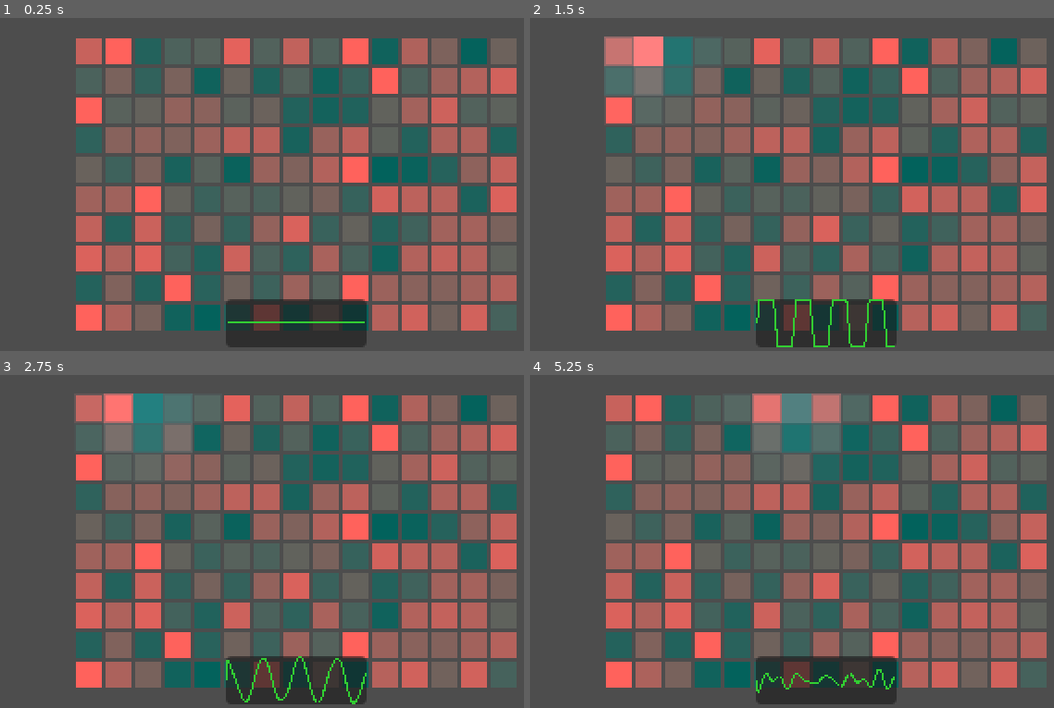
Above: before the commit, frames 1-4 (two rows, left to right).
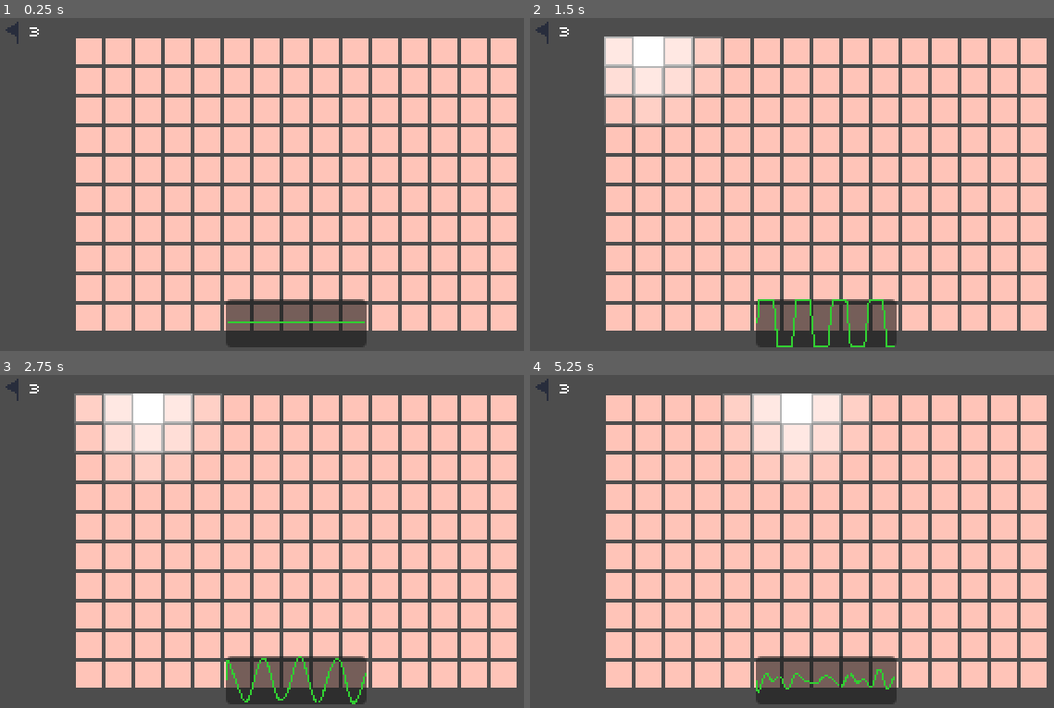
Above: after the commit, the same moments.

Repository: baconsaur/ludum-dare-59
Game: Godot game, scene res://scenes/game.tscn
The game is run twice, just before and just after one commit, with the same random seed, the same clock (stepped at 60 frames per second) and the same inputs.
Inputs (mouse positions are in pixels of both pictures, inside the frame that each line leads up to):
- Up to frame 1 (0.25 s): no input
- Up to frame 2 (1.5 s): click (619, 51) at 0.5 s; click (650, 51) at 1.27 s
- Up to frame 3 (2.75 s): click (146, 408) at 2.02 s
- Up to frame 4 (5.25 s): click (708, 408) at 2.77 s; click (739, 408) at 3.52 s; click (765, 408) at 4.27 s; click (797, 408) at 5.02 s

The runs differ from the first frame. In frame 1, 58% of the frame differs, in the area x 1-99%, y 1-94%; in frame 2, 59%; in frame 3, 59%; in frame 4, 59%.

Commit message:
Add levels and scoring

Diff:
--- a/scenes/bad_tile.tscn
+++ /dev/null
@@ -1,9 +0,0 @@
-[gd_scene load_steps=2 format=3 uid="uid://sgdqvd2x682p"]
-
-[ext_resource type="PackedScene" uid="uid://dc0oyuwggfsh5" path="res://scenes/tile.tscn" id="1_um4re"]
-
-[node name="BadTile" instance=ExtResource("1_um4re")]
-offset_left = 856.0
-offset_top = 770.0
-offset_right = 872.0
-offset_bottom = 786.0
--- a/scenes/game.tscn
+++ b/scenes/game.tscn
@@ -1,10 +1,11 @@
-[gd_scene load_steps=6 format=3 uid="uid://dr8bc8vbn4ju"]
+[gd_scene load_steps=7 format=3 uid="uid://dr8bc8vbn4ju"]
 
 [ext_resource type="Script" uid="uid://3xw067i2h3vo" path="res://scripts/game_controller.gd" id="1_lnu2h"]
 [ext_resource type="PackedScene" uid="uid://dgugr3b708uqa" path="res://ui/scenes/pause.tscn" id="1_uwrxv"]
 [ext_resource type="Script" uid="uid://c4dkm3sxlixjh" path="res://ui/scripts/hud.gd" id="1_yqjtg"]
+[ext_resource type="PackedScene" uid="uid://rg4lgb5gkjyx" path="res://scenes/map.tscn" id="4_iywne"]
 [ext_resource type="Script" uid="uid://fwif2mvttqd4" path="res://scripts/scanner.gd" id="5_iywne"]
-[ext_resource type="Script" uid="uid://bjsojkbl7s2qc" path="res://scripts/map.gd" id="5_p57ef"]
+[ext_resource type="Texture2D" uid="uid://cx7270cqgjakd" path="res://sprites/flag.png" id="6_p57ef"]
 
 [node name="Game" type="Node2D"]
 script = ExtResource("1_lnu2h")
@@ -15,28 +16,9 @@
 script = ExtResource("1_yqjtg")
 pause_scene = ExtResource("1_uwrxv")
 
-[node name="Map" type="GridContainer" parent="HUD"]
-anchors_preset = 8
-anchor_left = 0.5
-anchor_top = 0.5
-anchor_right = 0.5
-anchor_bottom = 0.5
-offset_left = -20.0
-offset_top = -20.0
-offset_right = 20.0
-offset_bottom = 20.0
-grow_horizontal = 2
-grow_vertical = 2
-size_flags_horizontal = 6
-size_flags_vertical = 6
-theme_override_constants/h_separation = 0
-theme_override_constants/v_separation = 0
-script = ExtResource("5_p57ef")
-width = 15
-height = 10
-scan_radius = 2
+[node name="Map" parent="HUD" instance=ExtResource("4_iywne")]
 
-[node name="UI" type="MarginContainer" parent="HUD"]
+[node name="Scanner" type="MarginContainer" parent="HUD"]
 anchors_preset = 7
 anchor_left = 0.5
 anchor_top = 1.0
@@ -54,10 +36,71 @@
 theme_override_constants/margin_right = 2
 theme_override_constants/margin_bottom = 2
 
-[node name="ScanDisplay" type="Panel" parent="HUD/UI"]
+[node name="ScanDisplay" type="Panel" parent="HUD/Scanner"]
 clip_contents = true
 layout_mode = 2
 
-[node name="ScanSignals" type="Line2D" parent="HUD/UI/ScanDisplay"]
+[node name="ScanSignals" type="Line2D" parent="HUD/Scanner/ScanDisplay"]
 position = Vector2(1, 13)
 script = ExtResource("5_iywne")
+
+[node name="Flags" type="HBoxContainer" parent="HUD"]
+offset_right = 26.0
+offset_bottom = 16.0
+size_flags_horizontal = 0
+size_flags_vertical = 4
+theme_override_constants/separation = 0
+
+[node name="FlagIcon" type="TextureRect" parent="HUD/Flags"]
+layout_mode = 2
+texture = ExtResource("6_p57ef")
+stretch_mode = 3
+
+[node name="FlagCount" type="Label" parent="HUD/Flags"]
+layout_mode = 2
+size_flags_horizontal = 4
+theme_override_font_sizes/font_size = 5
+text = "0"
+
+[node name="LevelEndPrompt" type="CenterContainer" parent="HUD"]
+visible = false
+anchors_preset = 8
+anchor_left = 0.5
+anchor_top = 0.5
+anchor_right = 0.5
+anchor_bottom = 0.5
+offset_left = -45.0
+offset_top = -20.0
+offset_right = 45.0
+offset_bottom = 20.0
+grow_horizontal = 2
+grow_vertical = 2
+mouse_filter = 2
+
+[node name="EndLevel" type="Button" parent="HUD/LevelEndPrompt"]
+layout_mode = 2
+text = "End Level"
+
+[node name="NextLevelPrompt" type="CenterContainer" parent="HUD"]
+visible = false
+anchors_preset = 8
+anchor_left = 0.5
+anchor_top = 0.5
+anchor_right = 0.5
+anchor_bottom = 0.5
+grow_horizontal = 2
+grow_vertical = 2
+mouse_filter = 2
+
+[node name="VBoxContainer" type="VBoxContainer" parent="HUD/NextLevelPrompt"]
+layout_mode = 2
+
+[node name="Score" type="Label" parent="HUD/NextLevelPrompt/VBoxContainer"]
+layout_mode = 2
+
+[node name="NextLevel" type="Button" parent="HUD/NextLevelPrompt/VBoxContainer"]
+layout_mode = 2
+text = "Next Level"
+
+[connection signal="pressed" from="HUD/LevelEndPrompt/EndLevel" to="." method="_on_end_level_pressed"]
+[connection signal="pressed" from="HUD/NextLevelPrompt/VBoxContainer/NextLevel" to="." method="_on_next_level_pressed"]
--- /dev/null
+++ b/scenes/map.tscn
@@ -0,0 +1,24 @@
+[gd_scene load_steps=2 format=3 uid="uid://rg4lgb5gkjyx"]
+
+[ext_resource type="Script" uid="uid://bjsojkbl7s2qc" path="res://scripts/map.gd" id="1_4xfga"]
+
+[node name="Map" type="GridContainer"]
+anchors_preset = 8
+anchor_left = 0.5
+anchor_top = 0.5
+anchor_right = 0.5
+anchor_bottom = 0.5
+offset_left = -20.0
+offset_top = -20.0
+offset_right = 20.0
+offset_bottom = 20.0
+grow_horizontal = 2
+grow_vertical = 2
+size_flags_horizontal = 6
+size_flags_vertical = 6
+theme_override_constants/h_separation = 0
+theme_override_constants/v_separation = 0
+script = ExtResource("1_4xfga")
+width = 15
+height = 10
+scan_radius = 2
--- a/scripts/game_controller.gd
+++ b/scripts/game_controller.gd
@@ -1,15 +1,37 @@
 extends Node2D
 
 @onready var map = $HUD/Map
-@onready var scan_line = $HUD/UI/ScanDisplay/ScanSignals
-
+@onready var scan_line = $HUD/Scanner/ScanDisplay/ScanSignals
+@onready var flag_display = $HUD/Flags/FlagCount
+@onready var end_level_prompt = $HUD/LevelEndPrompt
+@onready var next_level_prompt = $HUD/NextLevelPrompt
+@onready var score_display = $HUD/NextLevelPrompt/VBoxContainer/Score
 
 func _ready() -> void:
+	map.connect("scanned", display_scan)
+	map.connect("flags_updated", update_flags)
 	init_map()
 
 func init_map():
+	end_level_prompt.visible = false
+	next_level_prompt.visible = false
 	map.initialize()
-	map.connect("scanned", display_scan)
 
 func display_scan(results, scan_radius):
 	scan_line.update_signals(results, scan_radius)
+
+func update_flags(num_flags):
+	flag_display.text = str(num_flags)
+	if num_flags <= 0:
+		end_level_prompt.visible = true
+	else:
+		end_level_prompt.visible = false
+
+func _on_end_level_pressed() -> void:
+	end_level_prompt.visible = false
+	next_level_prompt.visible = true
+	var map_score = map.reveal_score()
+	score_display.text = "Score: " + str(int(ceil(map_score)))
+
+func _on_next_level_pressed() -> void:
+	SceneManager.transition_before(init_map)
--- a/scripts/map.gd
+++ b/scripts/map.gd
@@ -1,17 +1,18 @@
 extends GridContainer
 signal scanned
-signal flagged
-signal unflagged
+signal flags_updated
 
 @export var width: int = 4
 @export var height: int = 4
-@export var num_flags: int = 3
+@export var start_flags: int = 3
 @export var scan_radius: int = 1
 @export var noise_frequency: float = 3.5
 @export var noise_jitter: float = 2.5
 @export var max_noise_amplitude: float = 3.0
 @export var base_signal_freq: float = 0.2
 @export var max_signal_freq_offset: float = 0.65
+
+var num_flags: int
 
 var grid: Array = []
 var tile_obj: PackedScene = preload("res://scenes/tile.tscn")
@@ -21,8 +22,14 @@
 	randomize()
 
 func initialize():
+	num_flags = start_flags
+	for row in grid:
+		for tile in row:
+			tile.queue_free()
+	grid.clear()
+
 	var noise_map = FastNoiseLite.new()
-
+	# Test values with this: https://auburn.github.io/FastNoiseLite
 	noise_map.noise_type = FastNoiseLite.TYPE_CELLULAR
 	if OS.is_debug_build():
 		noise_map.seed = 69420
@@ -37,8 +44,6 @@
 	noise_map.domain_warp_amplitude = 65
 	noise_map.domain_warp_frequency = 0.05
 
-
-	grid.clear()
 	self.columns = width
 	for i in range(height):
 		var row = []
@@ -55,6 +60,8 @@
 				),
 			)
 			row.append(tile)
+
+	emit_signal("flags_updated", num_flags)
 
 func tile_action(tile, i, j):
 	# TODO de-jank this if time allows
@@ -86,7 +93,7 @@
 		num_flags -= 1
 	else:
 		num_flags += 1
-	print_debug(num_flags)
+	emit_signal("flags_updated", num_flags)
 
 func get_neighbors(coords, radius):
 	var neighbors = []
@@ -121,3 +128,10 @@
 	for i in array:
 		dict[i] = 1
 	return dict.keys()
+
+func reveal_score():
+	var score = 0
+	for row in grid:
+		for tile in row:
+			score += tile.score()
+	return score
--- a/scripts/scene_manager.gd
+++ b/scripts/scene_manager.gd
@@ -15,8 +15,18 @@
 	tween.tween_property(color_rect, "color", Color.BLACK, 0.1)
 	tween.tween_callback(change_scene.bind(new_scene)).set_delay(0.15)
 
-func change_scene(new_scene):
-	get_tree().change_scene_to_packed(new_scene)
+func transition_before(callback):
+	get_tree().paused = true
+	color_rect.show()
+	var tween = get_tree().create_tween()
+	tween.set_pause_mode(Tween.TWEEN_PAUSE_PROCESS)
+	tween.tween_property(color_rect, "color", Color.BLACK, 0.1)
+	tween.tween_callback(callback).set_delay(0.1)
+	tween.tween_callback(change_scene).set_delay(0.15)
+
+func change_scene(new_scene=null):
+	if new_scene:
+		get_tree().change_scene_to_packed(new_scene)
 	var tween = get_tree().create_tween()
 	tween.set_pause_mode(Tween.TWEEN_PAUSE_PROCESS)
 	tween.tween_property(color_rect, "color", Color(0, 0, 0, 0), 0.1)
--- a/scripts/tile.gd
+++ b/scripts/tile.gd
@@ -1,4 +1,5 @@
 extends TextureButton
+signal flag_resolved
 
 @export var max_signal_decay: float = 0.8
 @export var min_scan_opacity: float = 0.2
@@ -15,9 +16,6 @@
 	scan_effect.self_modulate.a = 0.0
 	signal_amplitude = amplitude
 	signal_frequency = frequency
-	if OS.is_debug_build():
-		var debug_magnitude = signal_amplitude
-		modulate = Color(debug_magnitude, 0.5, 0.5)
 
 func scan(distance: float, radius: float):
 	var decay = distance / radius
@@ -32,8 +30,16 @@
 func clear_scan():
 	scan_effect.self_modulate.a = 0.0
 
-
 func flag():
 	flagged = !flagged
 	flag_sprite.visible = flagged
 	return flagged
+
+func score():
+	clear_scan()
+	disabled = true
+	self_modulate = Color(signal_amplitude, 0.5, 0.5)
+	if flagged:
+		# TODO use something else for scoring?
+		return signal_amplitude
+	return 0
